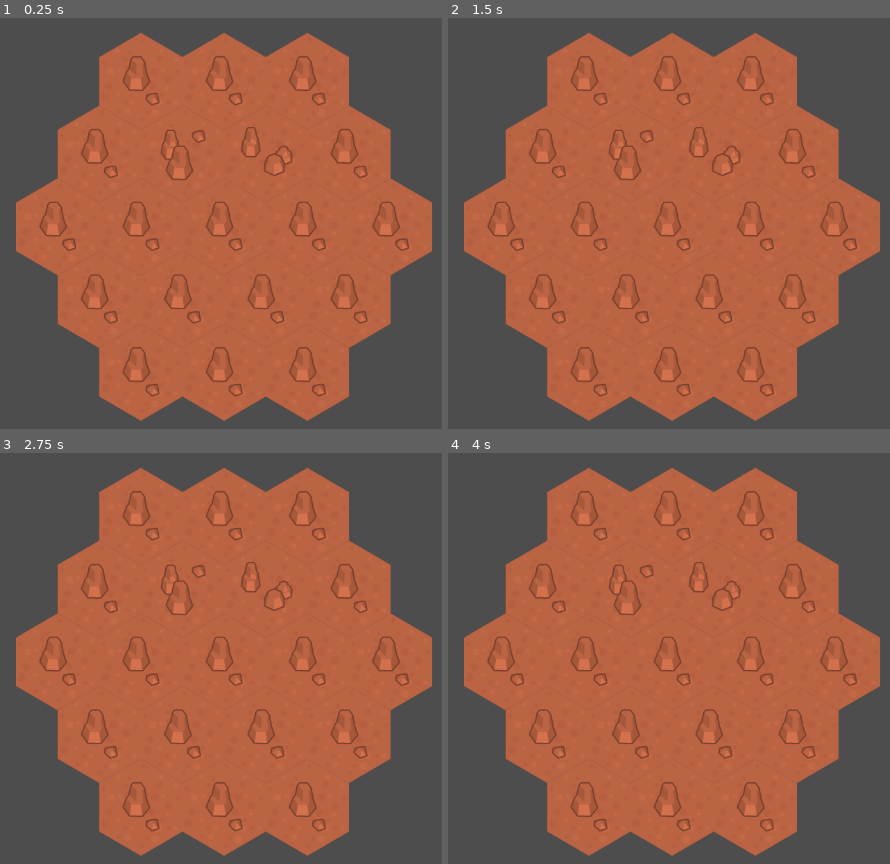
Above: before the commit, frames 1-4 (two rows, left to right).
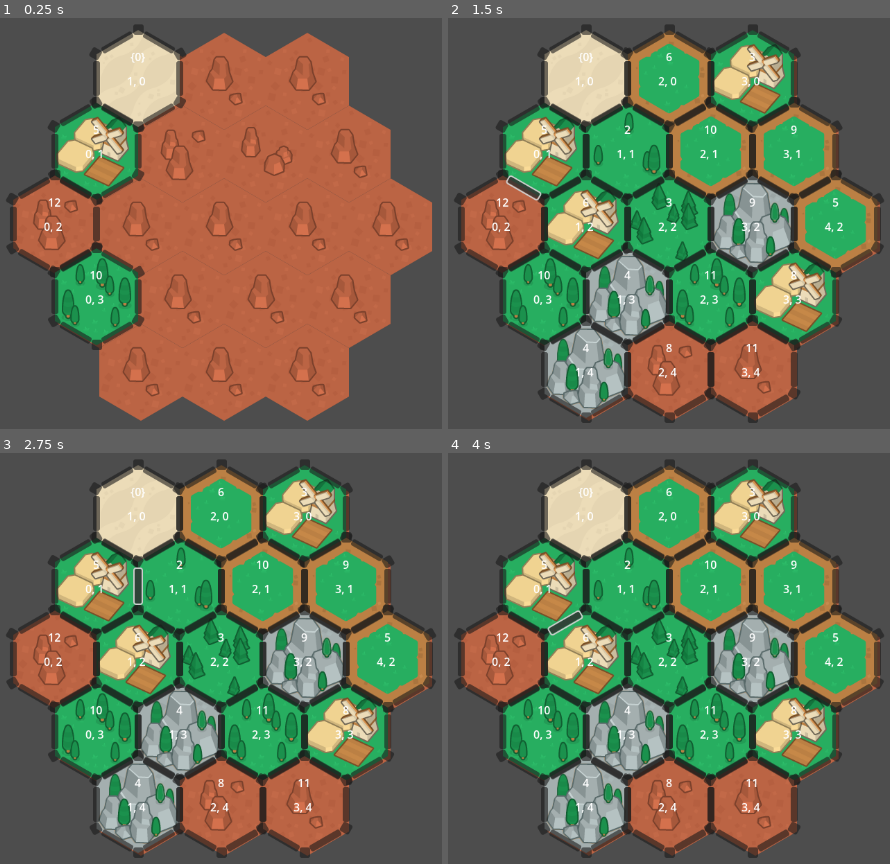
Above: after the commit, the same moments.

Repository: justAbhi77/GodotHexagon
Game: Godot game, scene res://Scenes/world.tscn
The game is run twice, just before and just after one commit, with the same random seed, the same clock (stepped at 60 frames per second) and the same inputs.
Inputs (mouse positions are in pixels of both pictures, inside the frame that each line leads up to):
- Up to frame 1 (0.25 s): no input
- Up to frame 2 (1.5 s): click (567, 116) at 0.52 s; click (523, 186) at 1.27 s
- Up to frame 3 (2.75 s): click (137, 584) at 2.02 s
- Up to frame 4 (4 s): click (501, 584) at 2.77 s; click (567, 621) at 3.52 s

The runs differ from the first frame. In frame 1, 13% of the frame differs, in the area x 1-43%, y 1-81%; in frame 2, 58%, in the area x 1-99%, y 1-99%; in frame 3, 58%; in frame 4, 58%.
Error before the commit: Parse Error: Expected indented block after match pattern block. (res://Scripts/UI.gd:151)

Commit message:
Understanding catan mechanics

Diff:
--- a/Scenes/CustTile.tscn
+++ b/Scenes/CustTile.tscn
@@ -75,6 +75,7 @@
 mouse_filter = 1
 
 [node name="Vertices" type="Node2D" parent="Sprite2D"]
+position = Vector2(0, -1)
 
 [node name="Pivot1" type="Node2D" parent="Sprite2D/Vertices"]
 
@@ -125,11 +126,11 @@
 metadata/_edit_use_anchors_ = true
 
 [node name="Label2" type="Label" parent="Sprite2D"]
-offset_left = -13.0
-offset_top = -55.0
-offset_right = 67.0
-offset_bottom = -24.9999
-text = "1"
+offset_left = -40.0
+offset_top = -56.0
+offset_right = 40.0
+offset_bottom = -6.0
+text = "{0}"
 horizontal_alignment = 1
 vertical_alignment = 1
 
--- /dev/null
+++ b/Scenes/city.tscn
@@ -0,0 +1,9 @@
+[gd_scene load_steps=2 format=3 uid="uid://isyuvqjiq8w0"]
+
+[ext_resource type="Texture2D" uid="uid://bagckrkp5yx40" path="res://Images/Tiles/Houses/City.png" id="1_w8ih6"]
+
+[node name="City" type="Sprite2D"]
+z_index = 2
+scale = Vector2(0.35, 0.35)
+texture = ExtResource("1_w8ih6")
+offset = Vector2(25, 30)
--- /dev/null
+++ b/Scenes/settlement.tscn
@@ -0,0 +1,43 @@
+[gd_scene load_steps=4 format=3 uid="uid://vuc0pi4ou4sy"]
+
+[ext_resource type="Script" path="res://Scripts/Houses.gd" id="1_ing7i"]
+[ext_resource type="Texture2D" uid="uid://bagckrkp5yx40" path="res://Images/Tiles/Houses/City.png" id="1_obqpl"]
+[ext_resource type="Texture2D" uid="uid://jiljr4cps5fp" path="res://Images/Tiles/Houses/Settlement.png" id="1_ukp31"]
+
+[node name="Node2D" type="Control"]
+layout_mode = 3
+anchors_preset = 0
+offset_left = -7.5
+offset_top = -7.5
+offset_right = 7.5
+offset_bottom = 7.5
+pivot_offset = Vector2(7.5, 7.5)
+script = ExtResource("1_ing7i")
+
+[node name="Button" type="Button" parent="."]
+self_modulate = Color(1, 1, 1, 0)
+layout_mode = 1
+anchors_preset = 15
+anchor_right = 1.0
+anchor_bottom = 1.0
+offset_left = -4.0
+offset_top = -4.0
+offset_right = 4.0
+offset_bottom = 4.0
+grow_horizontal = 2
+grow_vertical = 2
+
+[node name="Settlement" type="Sprite2D" parent="."]
+z_index = 2
+position = Vector2(7.5, 7.5)
+scale = Vector2(0.5, 0.5)
+texture = ExtResource("1_ukp31")
+
+[node name="City" type="Sprite2D" parent="."]
+visible = false
+z_index = 2
+position = Vector2(7.5, 7.5)
+scale = Vector2(0.3, 0.3)
+texture = ExtResource("1_obqpl")
+
+[connection signal="pressed" from="Button" to="." method="_on_button_pressed"]
--- a/Scripts/CustTile.gd
+++ b/Scripts/CustTile.gd
@@ -30,9 +30,11 @@
 
 @onready var TileImage = $Sprite2D
 @onready var LabelText = $Sprite2D/Label
+@onready var DiceRollText = $Sprite2D/Label2
 
 var tileX:int = -1
 var tileY:int = -1
+var DiceRollVal:int = -1
 
 func _ready():
 	Edge1.pressed.connect(_EdgePressed.bind(1))
@@ -54,3 +56,20 @@
 
 func _VertexPressed(Vertexindex:int):
 	emit_signal("VertexClicked", tileX, tileY, Vertexindex)
+
+func _GetVertex(VertexIndex:int) -> Button:
+	match VertexIndex:
+		1:
+			return Vertex1
+		2:
+			return Vertex2
+		3:
+			return Vertex3
+		4:
+			return Vertex4
+		5:
+			return Vertex5
+		6:
+			return Vertex6
+		_:
+			return null
--- a/Scripts/Enums.gd
+++ b/Scripts/Enums.gd
@@ -12,3 +12,5 @@
 enum TileResources { NIL, Bricks, Wood, Stone, Wheat, Sheep}
 
 static var EWorldTileCount: Array = [ 1, 3, 4, 3, 4, 4]
+
+static var DiceRolls: Array[int] = [2, 3,3, 4,4, 5,5, 6,6, 8,8, 9,9, 10,10, 11,11, 12]
--- /dev/null
+++ b/Scripts/Houses.gd
@@ -0,0 +1,30 @@
+extends Control
+
+class_name Houses
+
+var Neighbour1: Enums.TileResources
+var Neighbour2: Enums.TileResources
+var Neighbour3: Enums.TileResources
+
+var Neighbour1DiceRoll: int
+var Neighbour2DiceRoll: int
+var Neighbour3DiceRoll: int
+
+var IsCity: bool
+
+func _SetupData(Nbour1RT:Enums.TileResources,
+	Nbour2RT:Enums.TileResources, Nbour3RT:Enums.TileResources,
+	N1Dr, N2Dr, N3Dr):
+	$Settlement.set_global_rotation(0)
+	$City.set_global_rotation(0)
+	Neighbour1 = Nbour1RT
+	Neighbour2 = Nbour2RT
+	Neighbour3 = Nbour3RT
+	Neighbour1DiceRoll = N1Dr
+	Neighbour2DiceRoll = N2Dr
+	Neighbour3DiceRoll = N3Dr
+
+func _on_button_pressed():
+	IsCity = true
+	$Settlement.visible = false
+	$City.visible = true
--- a/Scripts/UI.gd
+++ b/Scripts/UI.gd
@@ -8,6 +8,8 @@
 @onready var _FarmAsset: = preload("res://Images/Tiles/Farm/Farm.png")
 @onready var _GrasslandAsset: = preload("res://Images/Tiles/Grassland/Grassland.png")
 @onready var _Tilemap:TileMap = get_node("/root/World/TileMap")
+
+@onready var Settlement: = preload("res://Scenes/settlement.tscn")
 
 var Tiles = []
 
@@ -28,6 +30,8 @@
 	var grid = _Tilemap.get_used_cells(0)
 	grid.sort()
 
+	Enums.DiceRolls.shuffle()
+
 	var lasttile = grid[-1]
 	var Maxlasttile = max(lasttile.x,lasttile.y) + 1
 
@@ -35,6 +39,8 @@
 		var empty = []
 		empty.resize(Maxlasttile)
 		Tiles.append(empty)
+
+	var DicerollIndex = 0
 
 	for i in grid:
 		var tile : CustTile = _TileAsset.instantiate()
@@ -45,6 +51,10 @@
 		tile.position = _Tilemap.map_to_local(i)
 		tile.position -= Vector2(64,74)
 		setup_tile_properties(tile,WorldTileTypes[index])
+		if WorldTileTypes[index] != Enums.TileType.Desert:
+			tile.DiceRollVal = Enums.DiceRolls[DicerollIndex]
+			tile.DiceRollText.text = str(tile.DiceRollVal)
+			DicerollIndex += 1
 		index += 1
 		tile.EdgeClicked.connect(On_Edge_Clicked)
 		tile.VertexClicked.connect(On_Vertex_Clicked)
@@ -141,25 +151,122 @@
 
 func On_Vertex_Clicked(tileX:int, tileY:int, Vertexindex:int):
 	var tile = Tiles[tileX][tileY]
-	print("Clicked on tile with ", tile.name, " property at ",
-		tileX,", ",tileY , " at Vertex ", Vertexindex)
 
 	var neighbourL:Vector2i = Vector2i(-1,-1)
 	var neighbourR:Vector2i = Vector2i(-1,-1)
+	var neighbourLVertex:int = -1
+	var neighbourRVertex:int = -1
 
 	match Vertexindex:
 		1:
+			neighbourL.x = tileX
+			neighbourL.y = tileY - 1
+
+			neighbourLVertex = 3 if IsOdd(tileY) else 5
+			neighbourRVertex = 5 if IsOdd(tileY) else 3
+
+			neighbourR.x = (tileX + 1) if IsOdd(tileY) else (tileX - 1)
+			neighbourR.y = tileY - 1
 		2:
 			neighbourL.x = tileX + 1
 			neighbourL.y = tileY
 
-			neighbourR.x = tileX + 1 if IsOdd(tileY) else tileX
+			neighbourLVertex = 6
+			neighbourRVertex = 4
+
+			neighbourR.x = (tileX + 1) if IsOdd(tileY) else tileX
+			neighbourR.y = tileY - 1
 		3:
+			neighbourL.x = tileX + 1
+			neighbourL.y = tileY
+
+			neighbourLVertex = 5
+			neighbourRVertex = 1
+
+			neighbourR.x = (tileX + 1) if IsOdd(tileY) else tileX
+			neighbourR.y = tileY + 1
 		4:
+			neighbourL.x = tileX
+			neighbourL.y = tileY + 1
+
+			neighbourLVertex = 2 if IsOdd(tileY) else 6
+			neighbourRVertex = 6 if IsOdd(tileY) else 2
+
+			neighbourR.x = (tileX + 1) if IsOdd(tileY) else (tileX - 1)
+			neighbourR.y = tileY + 1
 		5:
+			neighbourL.x = tileX - 1
+			neighbourL.y = tileY
+
+			neighbourLVertex = 3
+			neighbourRVertex = 1
+
+			neighbourR.x = tileX if IsOdd(tileY) else (tileX - 1)
+			neighbourR.y = tileY + 1
 		6:
+			neighbourL.x = tileX - 1
+			neighbourL.y = tileY
+
+			neighbourLVertex = 2
+			neighbourRVertex = 4
+
+			neighbourR.x = tileX if IsOdd(tileY) else (tileX - 1)
+			neighbourR.y = tileY - 1
 		_:
 			print("Invalid VertexIndex")
+
+	var neighbourLtile
+	var neighbourRtile
+
+	if(neighbourL.x < 4 and neighbourL.y < 4 and neighbourL.x > -1 and neighbourL.x > -1):
+		neighbourLtile= Tiles[neighbourL.x][neighbourL.y]
+
+	if(neighbourR.x < 4 and neighbourR.y < 4 and neighbourR.x > -1 and neighbourR.x > -1):
+		neighbourRtile = Tiles[neighbourR.x][neighbourR.y]
+
+	var Debugprint : String = ""
+	Debugprint = str("Clicked on tile with ", tile.name, " property at ",
+		tileX,", ",tileY , " at Vertex ", Vertexindex)
+
+	if(neighbourLtile):
+		Debugprint+= str(" Found Neightbour with ", neighbourLtile.name, " property at ",
+		neighbourL, " at vertex ", neighbourLVertex)
+	if(neighbourRtile):
+		Debugprint+= str(" Found Neightbour with ", neighbourRtile.name, " property at ",
+		neighbourR, " at vertex ", neighbourRVertex)
+
+	if neighbourLtile and neighbourRtile:
+		Debugprint += str(" dice roll values are: ",tile.DiceRollVal, " neighbourR: ", neighbourRtile.DiceRollVal,
+		" neighbourL: ", neighbourLtile.DiceRollVal)
+
+	print(Debugprint)
+
+	var newSettlement: = Settlement.instantiate()
+	if tile._GetVertex(Vertexindex):
+		tile._GetVertex(Vertexindex).add_child(newSettlement)
+		tile._GetVertex(Vertexindex).set_disabled(true)
+	newSettlement.set_position(Vector2())
+
+	var Neighbour1 = tile.Resources
+	var Neighbour2 = Enums.TileResources.NIL
+	var Neighbour3 = Enums.TileResources.NIL
+
+	var Neighbour1DiceRoll: int = tile.DiceRollVal
+	var Neighbour2DiceRoll: int = 0
+	var Neighbour3DiceRoll: int = 0
+
+
+	if(neighbourLtile and neighbourLtile._GetVertex(neighbourLVertex)):
+		neighbourLtile._GetVertex(neighbourLVertex).set_disabled(true)
+		Neighbour2 = neighbourLtile.Resources
+		Neighbour2DiceRoll = neighbourLtile.DiceRollVal
+	if(neighbourRtile and neighbourRtile._GetVertex(neighbourRVertex)):
+		neighbourRtile._GetVertex(neighbourRVertex).set_disabled(true)
+		Neighbour3 = neighbourRtile.Resources
+		Neighbour3DiceRoll = neighbourRtile.DiceRollVal
+
+	newSettlement._SetupData(Neighbour1, Neighbour2, Neighbour3,
+		Neighbour1DiceRoll, Neighbour2DiceRoll, Neighbour3DiceRoll)
 
 func IsOdd(val:int)-> bool:
 	if val % 2 == 1:
Binary file added: Images/Tiles/Houses/City.png
Not shown, added: Images/Tiles/Houses/City.png.import
Binary file added: Images/Tiles/Houses/Settlement.png
Not shown, added: Images/Tiles/Houses/Settlement.png.import
